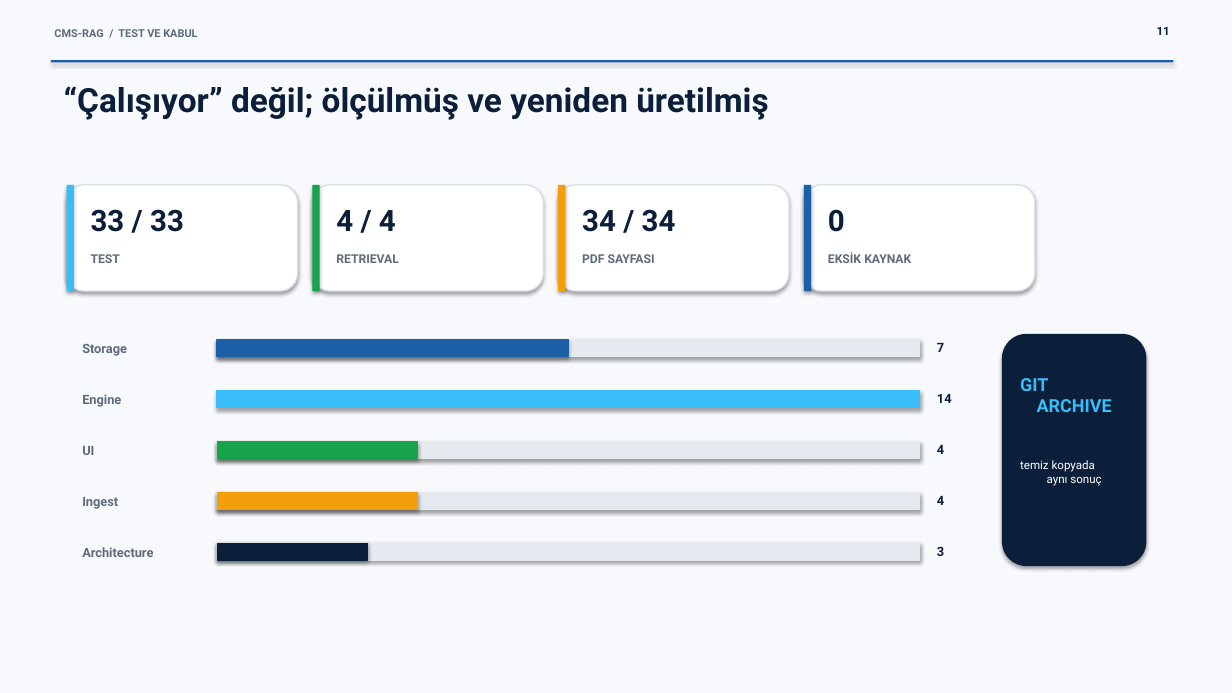
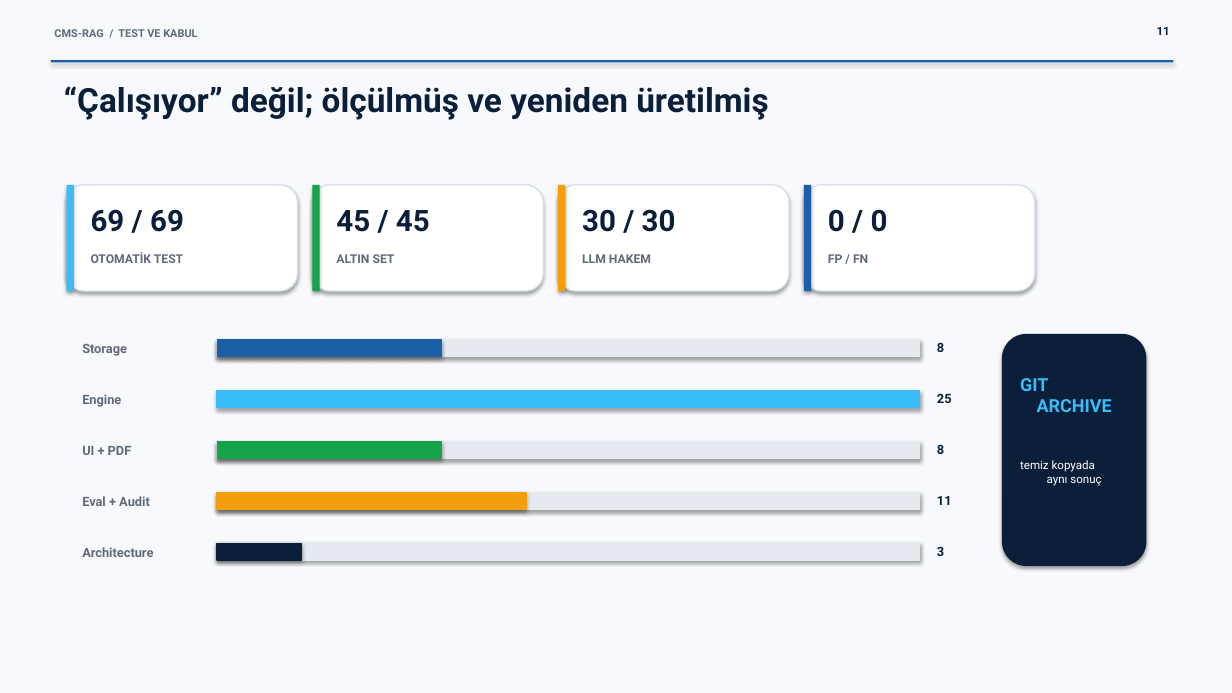
Before and after one commit to AnEngineerEfe/CMS-RAG-Assistant, a slide deck: slide 11 of deliverables/CMS-RAG_Nihai_Proje_Sunumu.pptx. Drawn at 1232x693 pixels with LibreOffice and Linux fonts; fonts in the diff are those of the drawing. Boxes give left, top, right and bottom in pixels: in the first picture for what was removed or moved away, otherwise in the second. Text is boxed around its words. In the diff, an @@ line names an element or a change of style, - is before the commit and + after.

Commit message:
feat: expand evaluation and add privacy-safe audit

```diff
--- a/deliverables/CMS-RAG_Nihai_Proje_Sunumu.pptx
+++ b/deliverables/CMS-RAG_Nihai_Proje_Sunumu.pptx
@@ text at [91,209,184,232]: text changed @@
-33 / 33
+69 / 69
@@ text at [582,209,676,232]: text changed @@
-34 / 34
+30 / 30
@@ text at [828,209,888,232]: text changed @@
-0
+0 / 0
@@ text at [336,210,430,232]: text changed @@
-4 / 4
+45 / 45
@@ text at [91,252,183,263]: text changed @@
-TEST
+OTOMATİK TEST
@@ text at [336,254,395,263]: text changed @@
-RETRIEVAL
+ALTIN SET
@@ text at [582,254,651,263]: text changed @@
-PDF SAYFASI
+LLM HAKEM
@@ text at [828,254,868,263]: text changed @@
-EKSİK KAYNAK
+FP / FN
@@ rectangle: place and size @@
-rectangle at [217,340,568,357]
+rectangle at [217,340,442,357]
@@ text at [937,343,944,352]: text changed @@
-7
+8
@@ text at [937,393,952,403]: text changed @@
-14
+25
@@ text at [82,446,132,455]: text changed @@
-UI
+UI + PDF
@@ rectangle: place and size @@
-rectangle at [217,442,418,458]
+rectangle at [217,442,442,458]
@@ text at [937,445,944,454]: text changed @@
-4
+8
@@ text at [82,496,150,506]: text changed @@
-Ingest
+Eval + Audit
@@ rectangle: place and size @@
-rectangle at [217,493,418,509]
+rectangle at [217,493,526,509]
@@ text at [937,496,952,505]: text changed @@
-4
+11
@@ rectangle: place and size @@
-rectangle at [217,543,368,560]
+rectangle at [217,543,301,560]
```
Also in this commit, not shown: 4 other slides changed, 27 other files.
